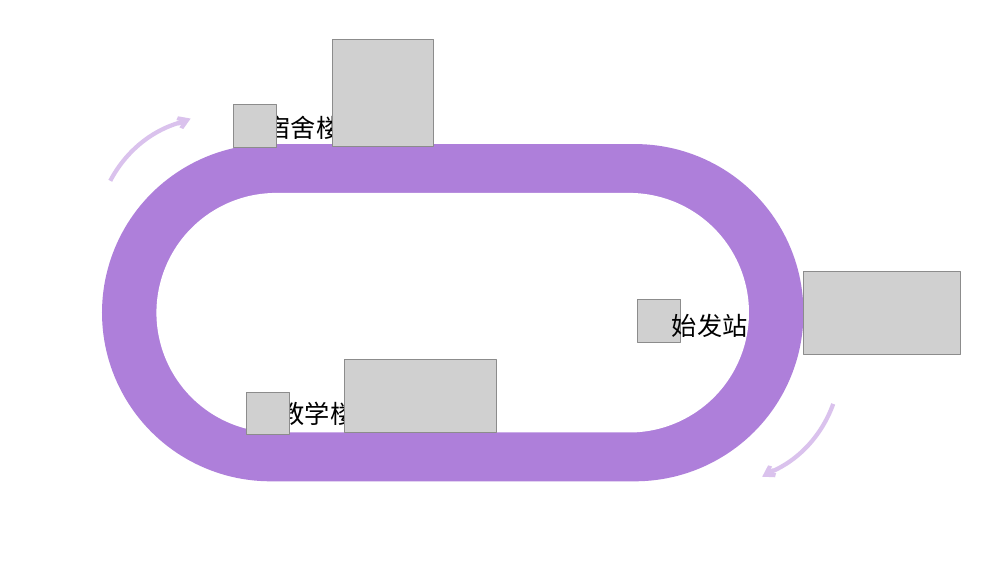
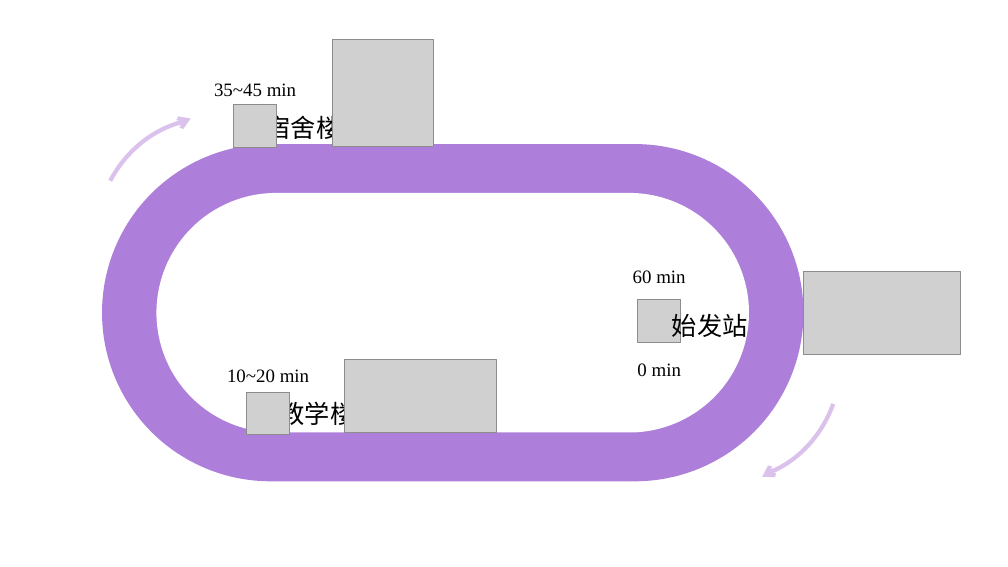
Before and after one commit to LinghaoChan/CPP-Final-Homework, a slide deck: slide 5 of 插图.pptx. Drawn at 1008x567 pixels with LibreOffice and Linux fonts; fonts in the diff are those of the drawing; grey boxes stand for pictures. Boxes give left, top, right and bottom in pixels: in the first picture for what was removed or moved away, otherwise in the second. Text is boxed around its words. In the diff, an @@ line names an element or a change of style, - is before the commit and + after.

```diff
--- a/插图.pptx
+++ b/插图.pptx
@@ text added at box(214, 83, 296, 97), 18 pt, text #000000 @@
+35~45 min
@@ text added at box(633, 270, 685, 284), 18 pt, text #000000 @@
+60 min
@@ text added at box(227, 369, 309, 382), 18 pt, text #000000 @@
+10~20 min
@@ text added at box(637, 363, 681, 376), 18 pt, text #000000 @@
+0 min
```
Also in this commit, not shown: 1 other file.
